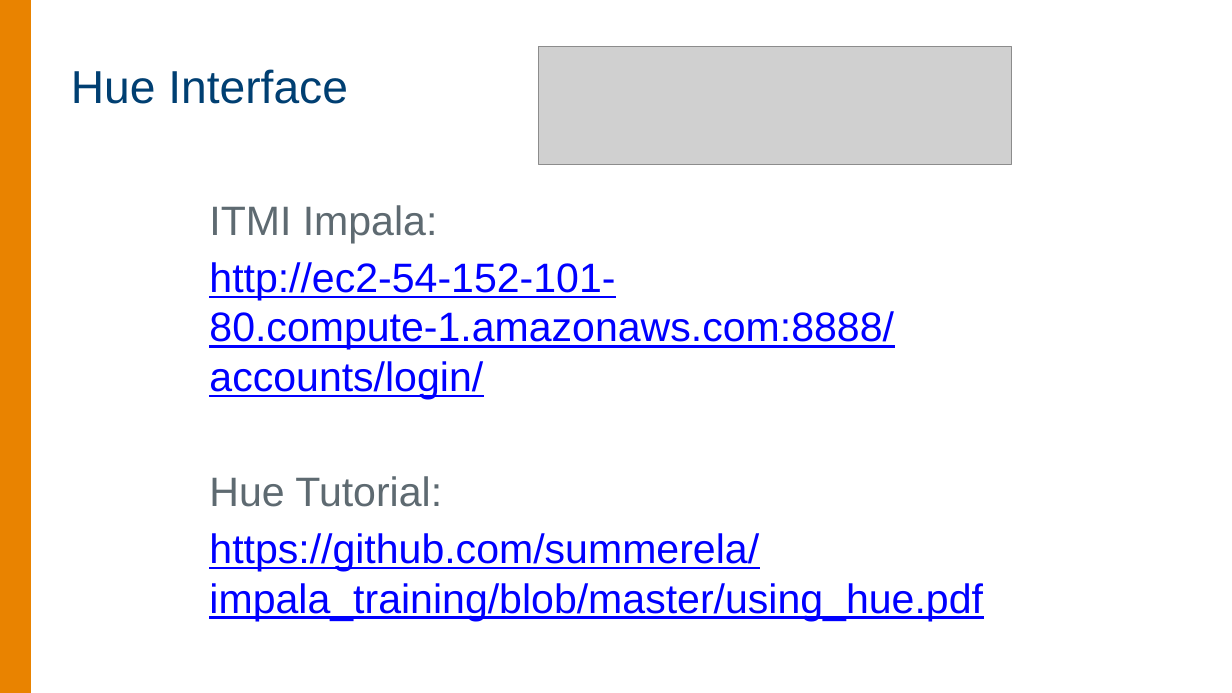
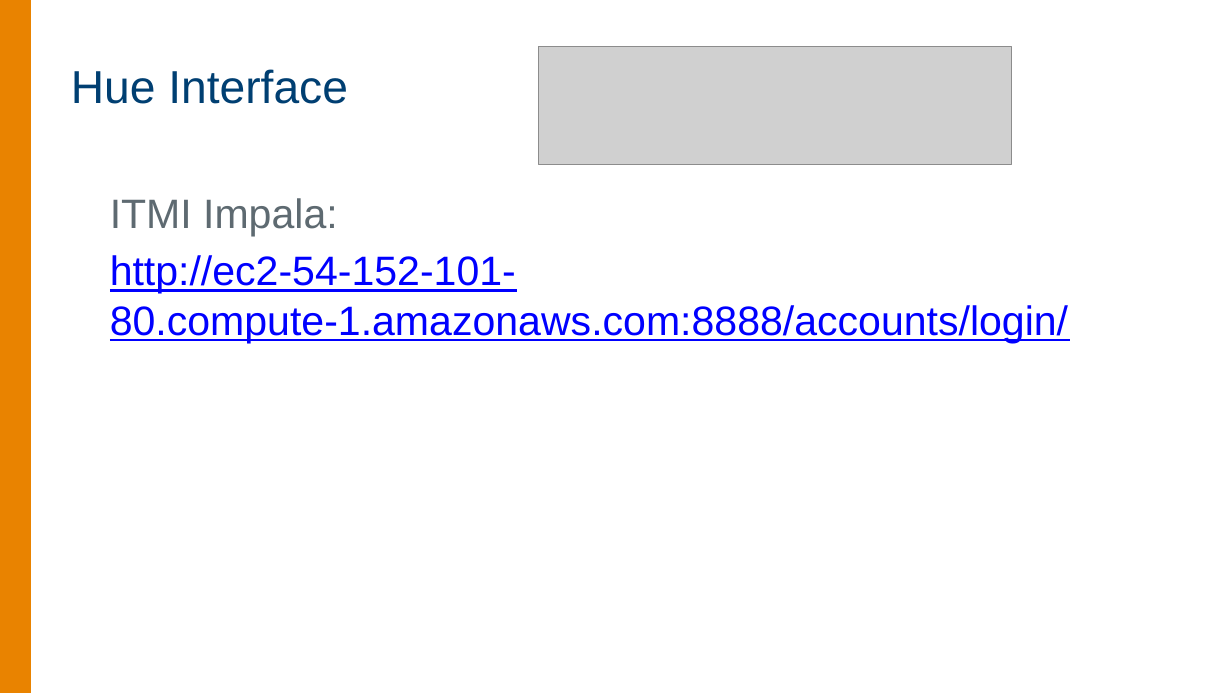
Before and after one commit to summerela/impala_scripts, a slide deck: slide 16 of training/connecting.pptx. Drawn at 1232x693 pixels with LibreOffice and Linux fonts; fonts in the diff are those of the drawing; grey boxes stand for pictures; background and template pictures are left out. Boxes give left, top, right and bottom in pixels: in the first picture for what was removed or moved away, otherwise in the second. Text is boxed around its words. In the diff, an @@ line names an element or a change of style, - is before the commit and + after.

```diff
--- a/training/connecting.pptx
+++ b/training/connecting.pptx
@@ text "ITMI Impala:": place and size @@
-text "ITMI Impala:" at (209,205,983,621)
+text "ITMI Impala:" at (110,198,1068,343)
@@ text at (209,476,983,621): paragraphs removed @@
-Hue Tutorial:
-https://github.com/summerela/impala_training/blob/master/using_hue.pdf
```
Also in this commit, not shown: 2 other slides changed, 4 other files.
